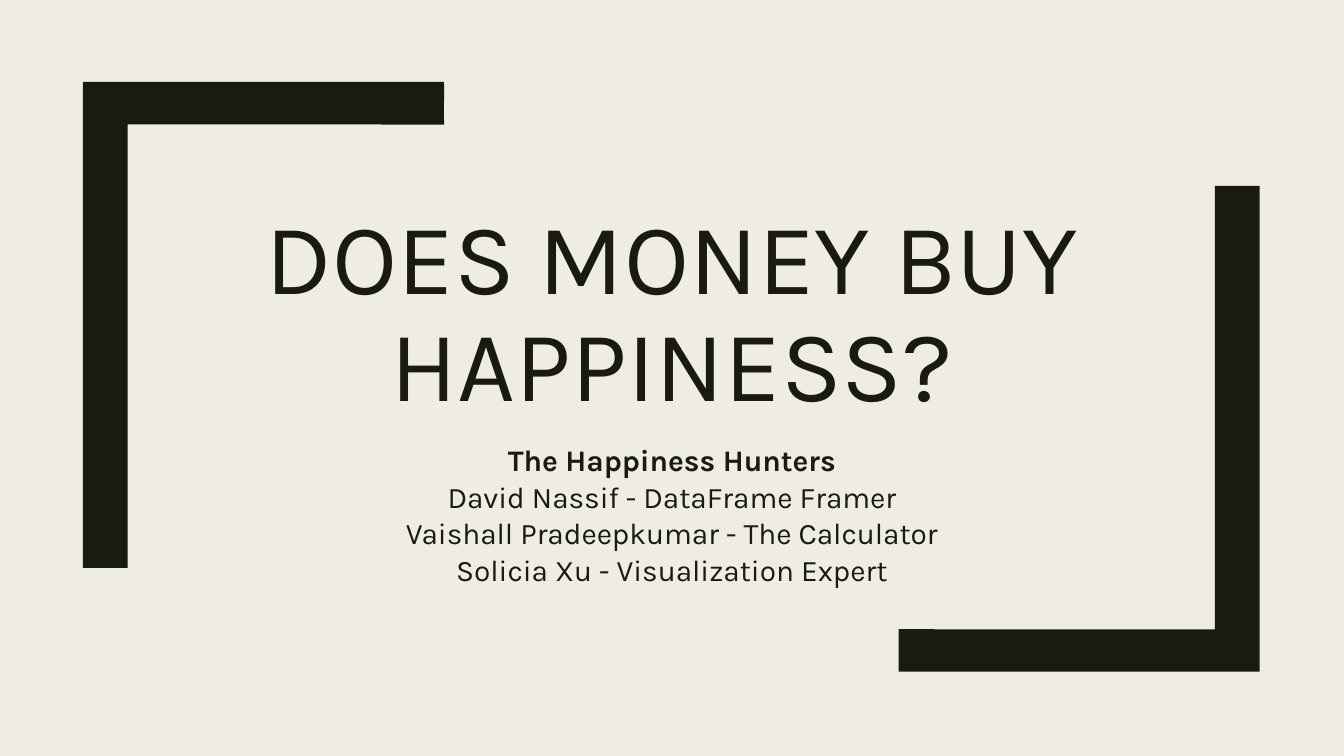
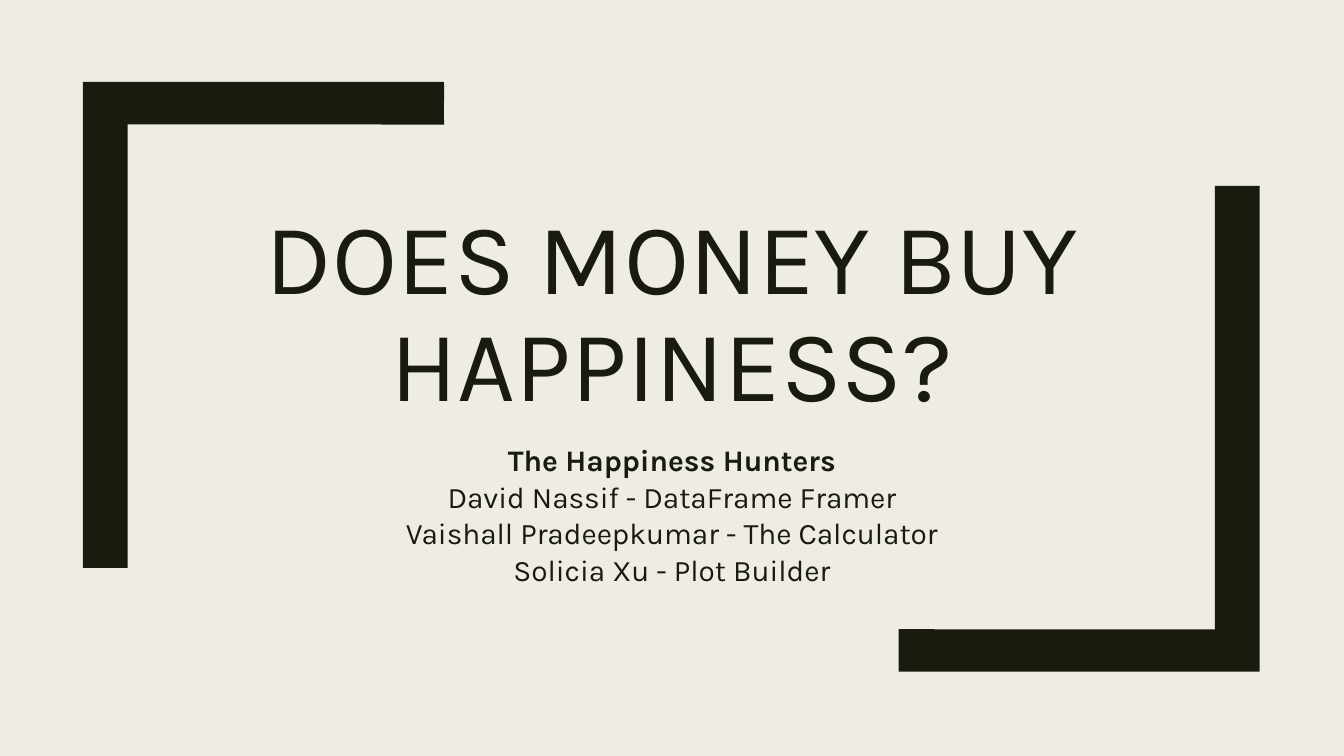
Before and after one commit to gfunk68/teamepic_project1, a slide deck: slide 1 of Project1.pptx. Drawn at 1344x756 pixels with LibreOffice and Linux fonts; fonts in the diff are those of the drawing. Boxes give left, top, right and bottom in pixels: in the first picture for what was removed or moved away, otherwise in the second. Text is boxed around its words. In the diff, an @@ line names an element or a change of style, - is before the commit and + after.

Commit message:
updated titles

```diff
--- a/Project1.pptx
+++ b/Project1.pptx
@@ subtitle at (x1=513, y1=560, x2=830, y2=582): text changed @@
-Solicia Xu - Visualization Expert
+Solicia Xu - Plot Builder
```
